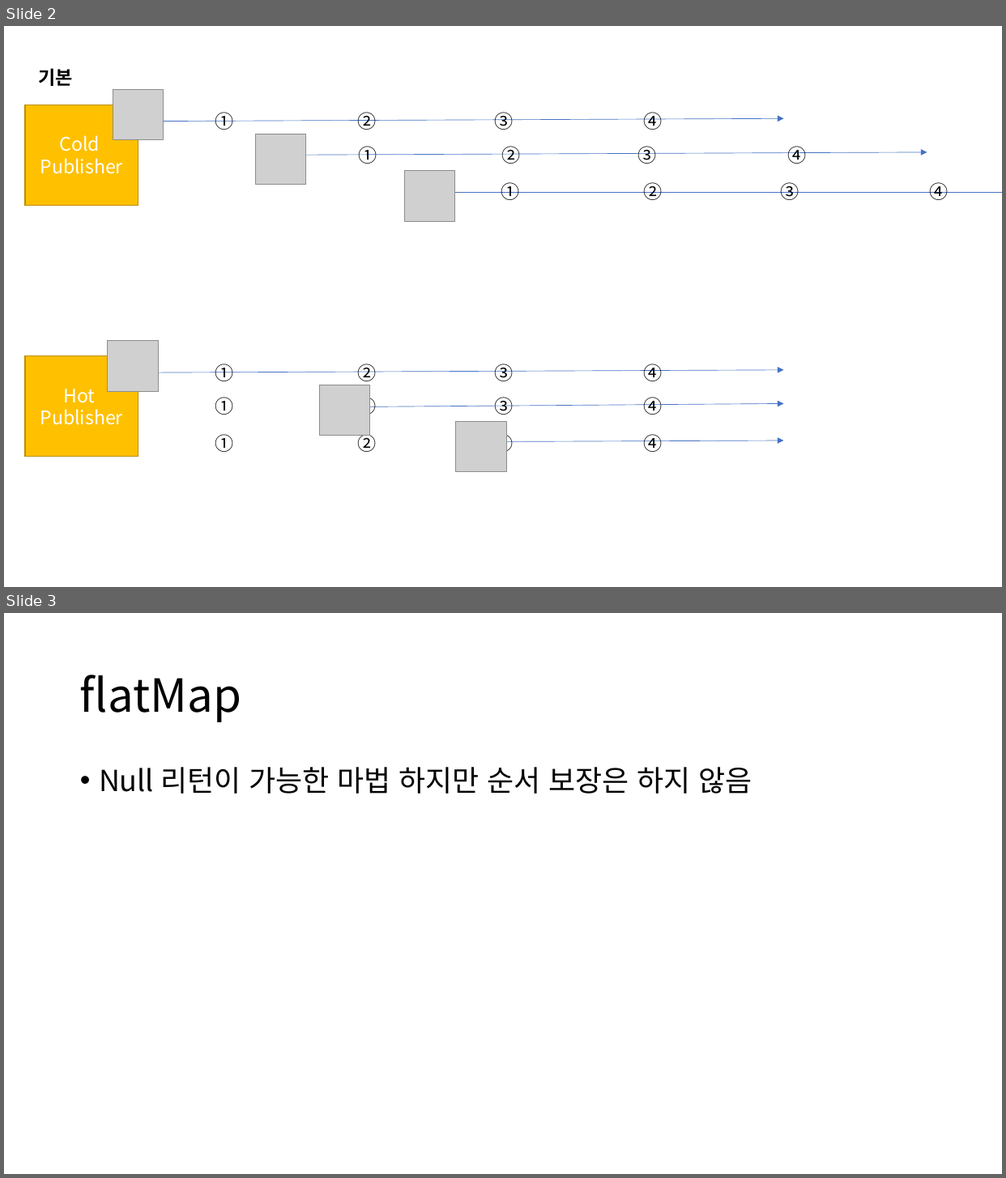
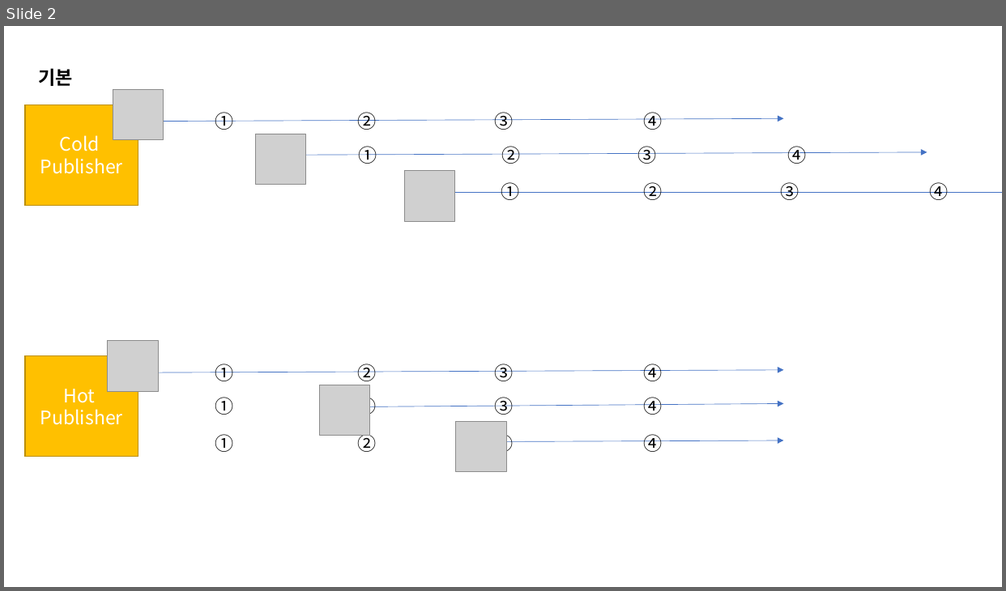
Before and after one commit to parkseungchul/RxJava, a slide deck: RxJava.pptx. Shown one above the other, each under a label of ours: slides 2 and 3 before the commit, slide 2 after it. The pictures are 1006x1178 and 1006x591 pixels, drawn with LibreOffice and Linux fonts; fonts in the diff are those of the drawing; grey boxes stand for pictures. Boxes give left, top, right and bottom in pixels: in the first picture for what was removed or moved away, otherwise in the second. Text is boxed around its words. In the diff, an @@ line names an element or a change of style, - is before the commit and + after.

```diff
--- a/RxJava.pptx
+++ b/RxJava.pptx
@@ slide 3 removed at (x1=4, y1=613, x2=1002, y2=1174), background #FFFFFF @@
@@ title removed at (x1=80, y1=675, x2=241, y2=722) @@
-flatMap
@@ text removed at (x1=99, y1=767, x2=752, y2=794) @@
-• Null 리턴이 가능한 마법 하지만 순서 보장은 하지 않음
```
Also in this commit, not shown: 3 slides added, 1 other file.
